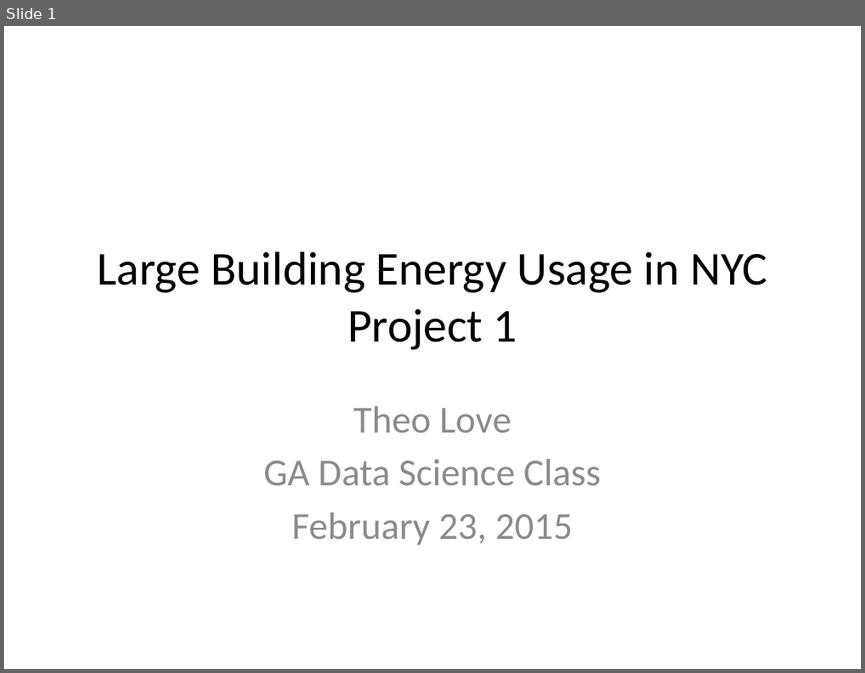
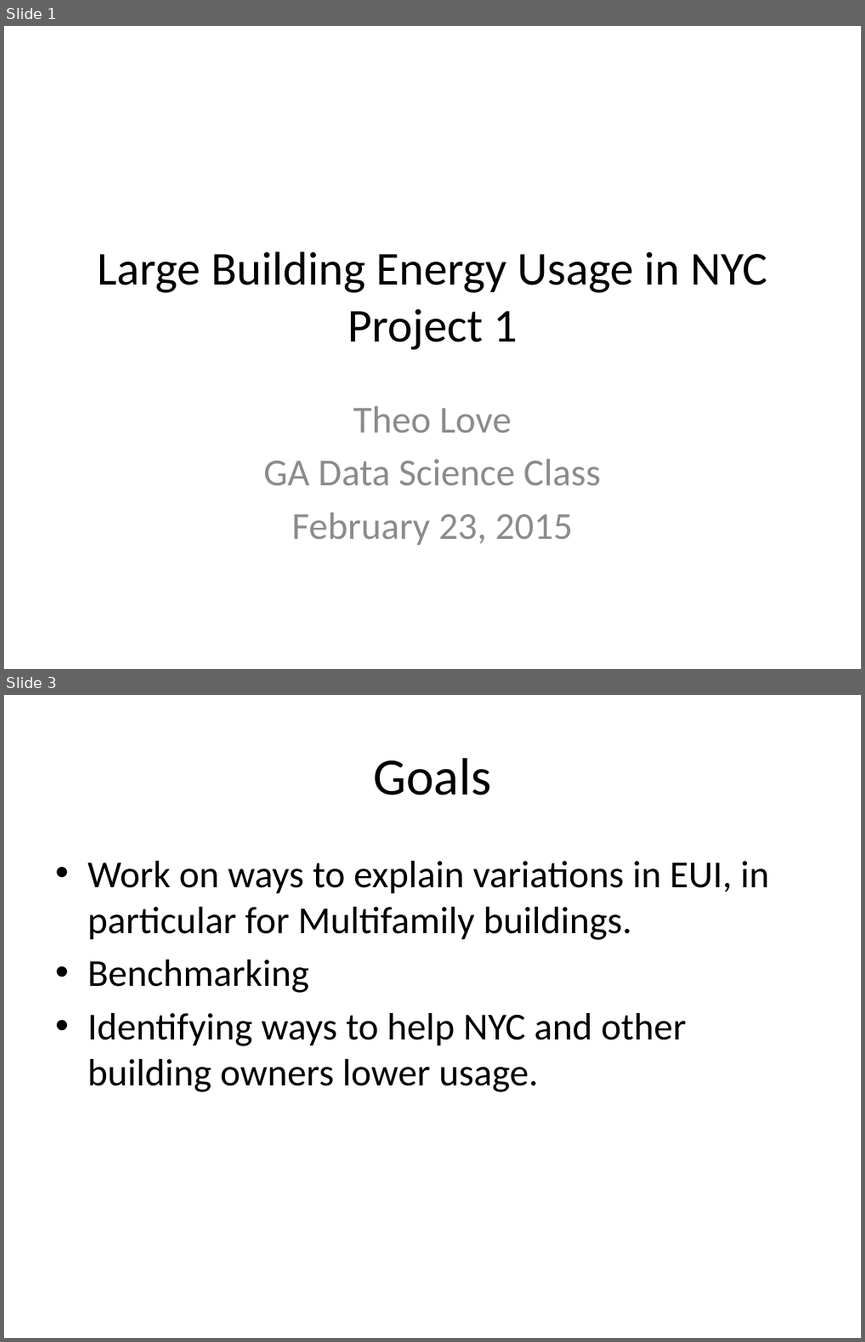
Before and after one commit to theolove/ga_project1_tlove, a slide deck: Projects/Project 1/Project1_Tlove Presentation.pptx. Shown one above the other, each under a label of ours: slide 1 before the commit, slides 1 and 3 after it; the slides between them are not shown. The pictures are 865x673 and 865x1342 pixels, drawn with LibreOffice and Linux fonts; fonts in the diff are those of the drawing. Boxes give left, top, right and bottom in pixels: in the first picture for what was removed or moved away, otherwise in the second. Text is boxed around its words. In the diff, an @@ line names an element or a change of style, - is before the commit and + after.

Commit message:
Updated Presentation

```diff
--- a/Projects/Project 1/Project1_Tlove Presentation.pptx
+++ b/Projects/Project 1/Project1_Tlove Presentation.pptx
@@ slide 3 added at (4, 695, 861, 1338), background #FFFFFF @@
@@ title added at (373, 758, 491, 795), 44 pt, text #000000 @@
+Goals
@@ text added at (87, 861, 769, 1092), 32 pt, text #000000 @@
+• Work on ways to explain variations in EUI, in particular for Multifamily buildings.
+• Benchmarking
+• Identifying ways to help NYC and other building owners lower usage.
```
Also in this commit, not shown: 3 slides changed, 6 other slides added, 4 slides removed, 1 other file.
